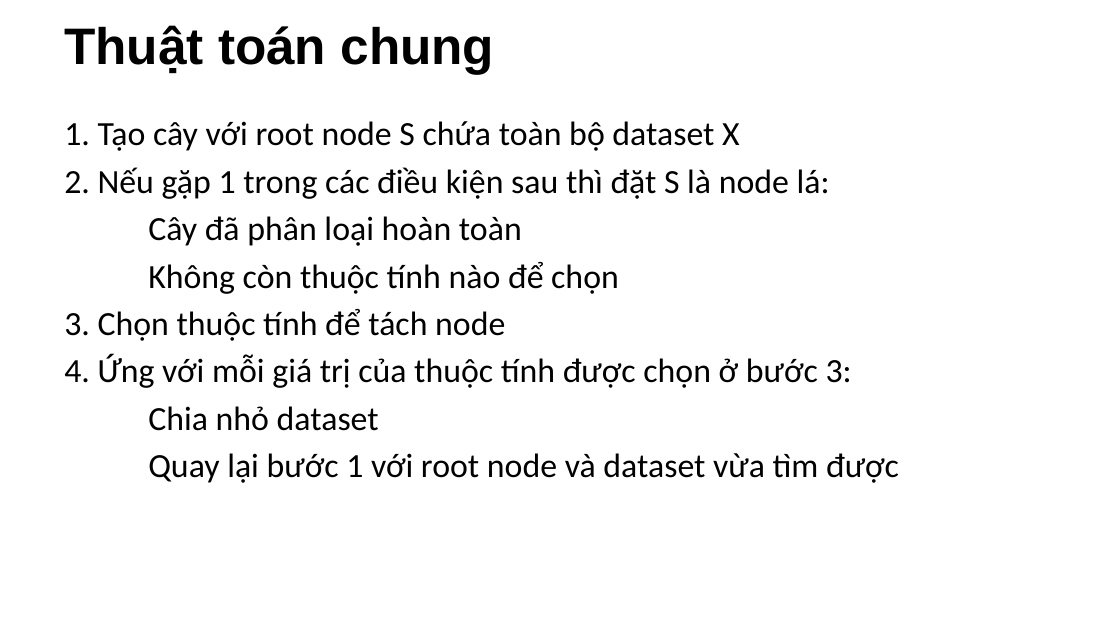
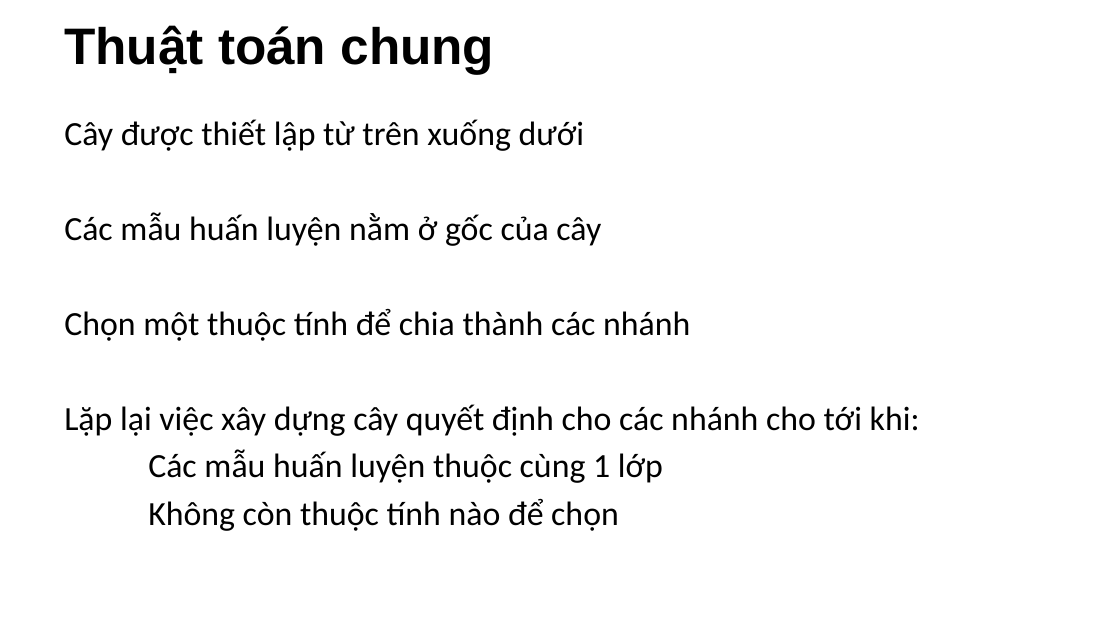
Before and after one commit to NCMyTu/CS523, a slide deck: slide 4 of slide/decision_tree.pptx. Drawn at 1120x630 pixels with LibreOffice and Linux fonts; fonts in the diff are those of the drawing; background and template pictures are left out. Boxes give left, top, right and bottom in pixels: in the first picture for what was removed or moved away, otherwise in the second. Text is boxed around its words. In the diff, an @@ line names an element or a change of style, - is before the commit and + after.

```diff
--- a/slide/decision_tree.pptx
+++ b/slide/decision_tree.pptx
@@ text at [64,119,920,483]: text changed @@
-1. Tạo cây với root node S chứa toàn bộ dataset X
-2. Nếu gặp 1 trong các điều kiện sau thì đặt S là node lá:
-Cây đã phân loại hoàn toàn
+Cây được thiết lập từ trên xuống dưới
+Các mẫu huấn luyện nằm ở gốc của cây
+Chọn một thuộc tính để chia thành các nhánh
+Lặp lại việc xây dựng cây quyết định cho các nhánh cho tới khi:
+  Các mẫu huấn luyện thuộc cùng 1 lớp
@@ text at [64,308,899,483]: paragraphs removed @@
-3. Chọn thuộc tính để tách node
-4. Ứng với mỗi giá trị của thuộc tính được chọn ở bước 3:
-Chia nhỏ dataset
-  Quay lại bước 1 với root node và dataset vừa tìm được
@@ text at [148,498,619,531]: list level 1 to 2 in "Không còn thuộc tính nào ..." @@
```
Also in this commit, not shown: 8 other slides changed, 2 slides added.
